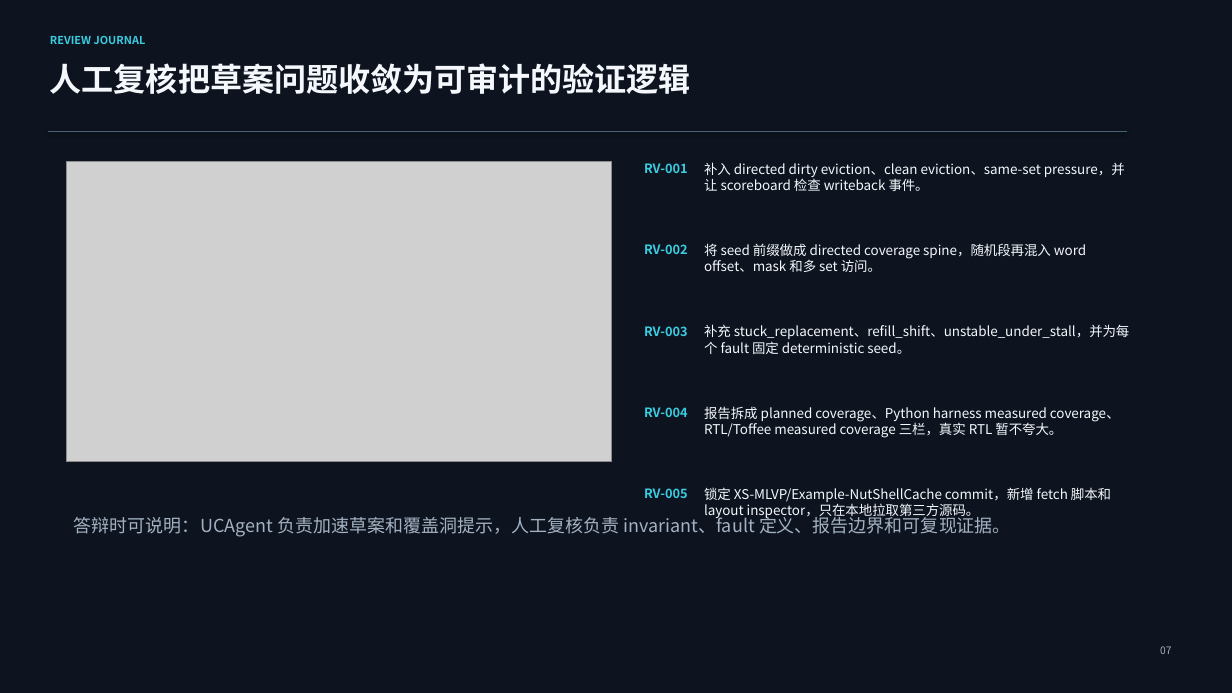
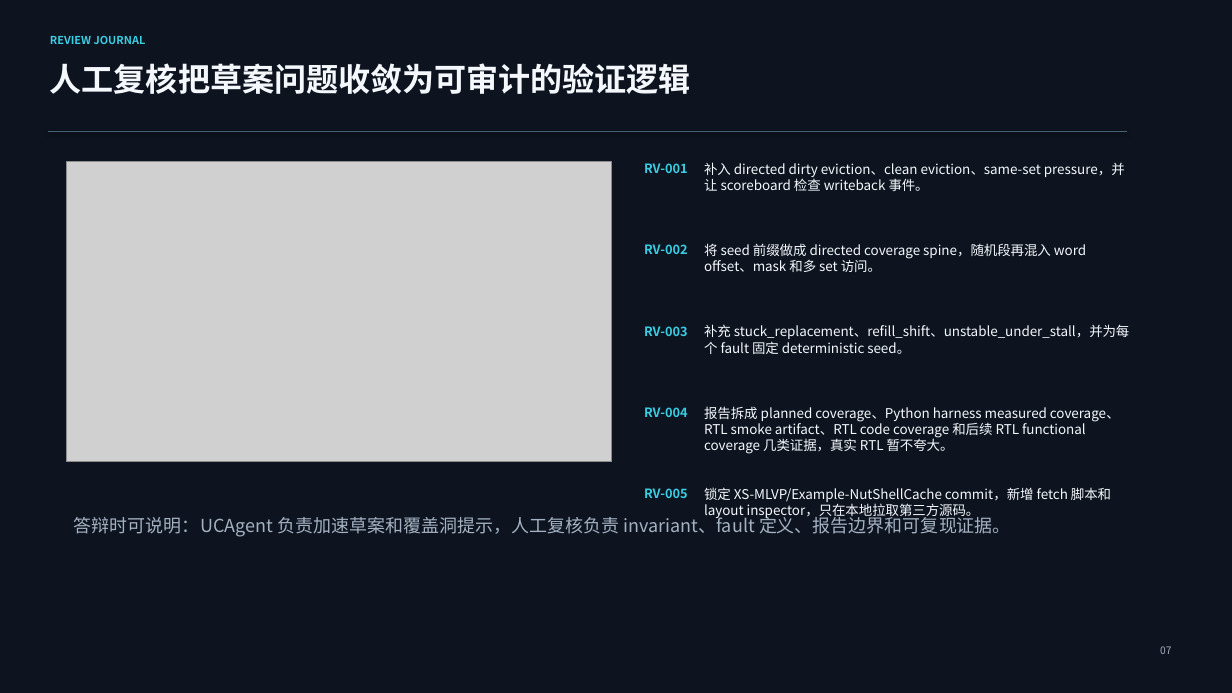
Before and after one commit to python123-ops/CacheSage-UC-NutShell-Cache-AI-HIL-, a slide deck: slide 7 of reports/CacheSage-UC-defense-demo.pptx. Drawn at 1232x693 pixels with LibreOffice and Linux fonts; fonts in the diff are those of the drawing; grey boxes stand for pictures. Boxes give left, top, right and bottom in pixels: in the first picture for what was removed or moved away, otherwise in the second. Text is boxed around its words. In the diff, an @@ line names an element or a change of style, - is before the commit and + after.

Commit message:
docs: add rtl smoke artifact coverage evidence

```diff
--- a/reports/CacheSage-UC-defense-demo.pptx
+++ b/reports/CacheSage-UC-defense-demo.pptx
@@ text at bbox=[704, 406, 1120, 454]: text changed @@
-报告拆成 planned coverage、Python harness measured coverage、RTL/Toffee measured coverage 三栏，真实 RTL 暂不夸大。
+报告拆成 planned coverage、Python harness measured coverage、RTL smoke artifact、RTL code coverage 和后续 RTL functional coverage 几类证据，真实 RTL 暂不夸大。
```
Also in this commit, not shown: 3 other slides changed, 19 other files.
